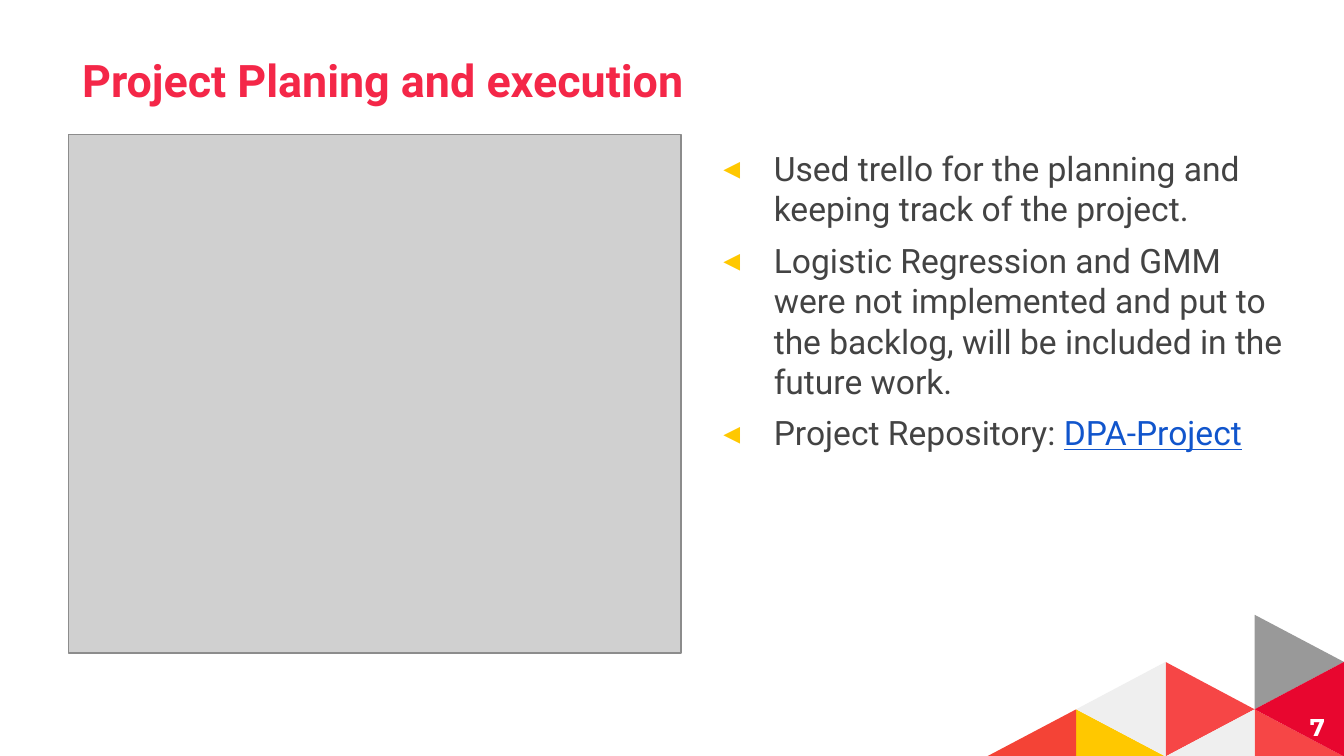
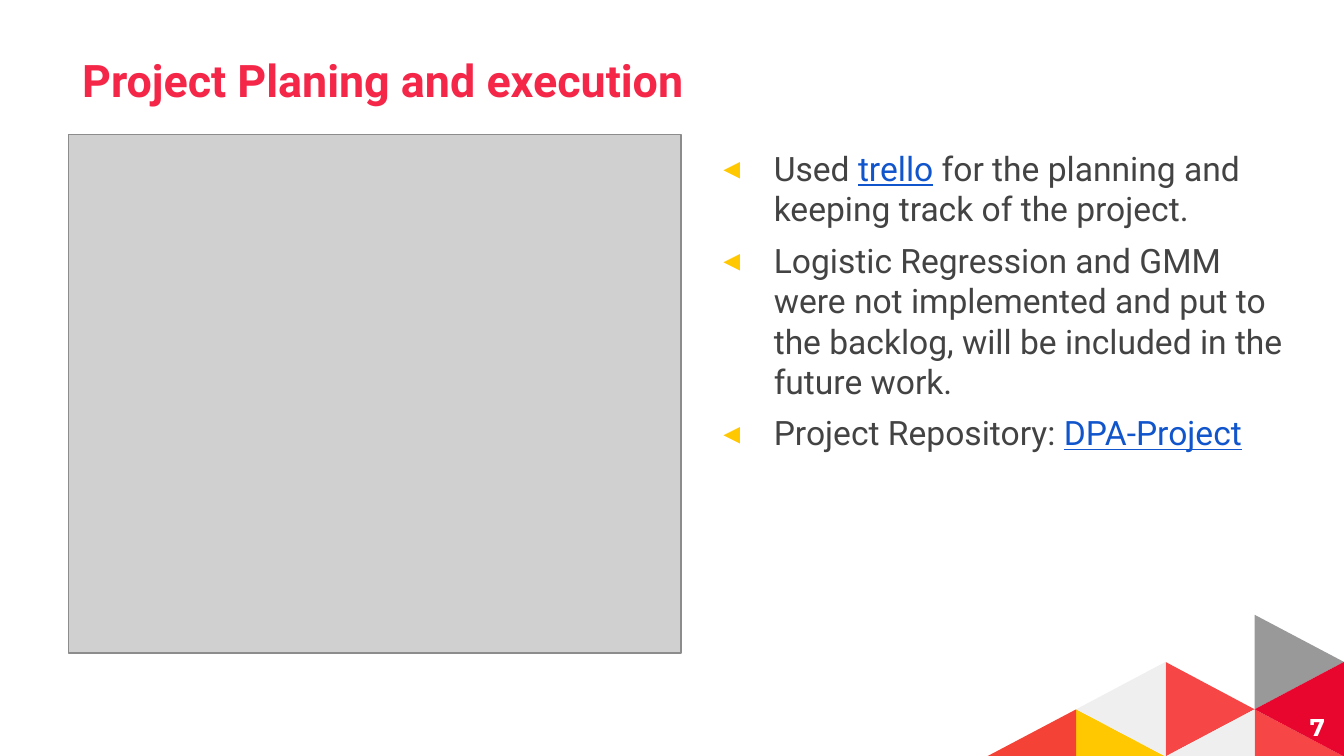
Before and after one commit to karthikkaiplody/DPA-Project, a slide deck: slide 7 of presentation/DPA-Presentation.pptx. Drawn at 1344x756 pixels with LibreOffice and Linux fonts; fonts in the diff are those of the drawing; grey boxes stand for pictures; background and template pictures are left out. Boxes give left, top, right and bottom in pixels: in the first picture for what was removed or moved away, otherwise in the second. Text is boxed around its words. In the diff, an @@ line names an element or a change of style, - is before the commit and + after.

```diff
--- a/presentation/DPA-Presentation.pptx
+++ b/presentation/DPA-Presentation.pptx
@@ text at [774,155,1240,228]: text colour #434343 to #1155CC, underline on in "trello" @@
```
